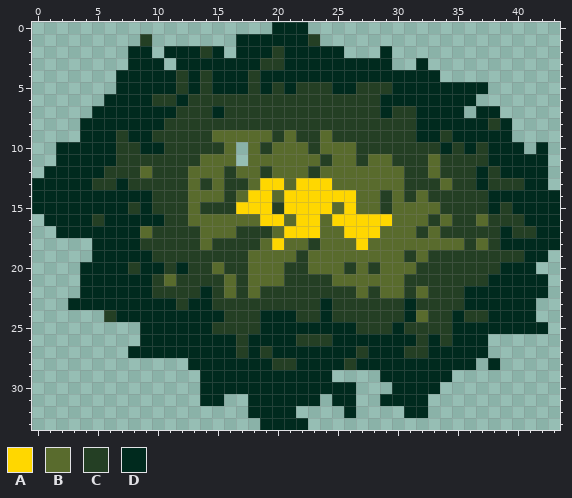
One commit to this pixel-art sprite: resources/assets_autumn/objects/Trees Bushes/TDS04_0010_Bush-03.png. Above is the file before it was changed.
The file is 44x34 pixels.
Palette (. is transparent): A #ffd700  B #596b2d  C #243f24  D #002a1e
Pixels before, first column x 0:
 0 ....................DDD.....................
 1 .........C.......DDDDDDC....................
 2 ........DD.DDDCD.DDDCDDDDD...D..............
 3 ........DDD.DDDDDDDCCDDDDDDDDD..D...........
 4 .......DDDDDCDCDDDCDDDDDDDDDDDDDDD..........
 5 .......DDDDDCDCDDDCDCDCCCDDCCCDDDDDDDD......
 6 ......DDDDCCDCCCCCCCCCCCCCCCCDDDDDDDD.......
 7 .....DDDDDDDCCCDCCCCCCCCCCCCCDCCDDDD.DD.....
 8 ....DDDDDDDCCCCCCCCCCCCCCCCCCCCCDDDDDDCD....
 9 ....DDDCDDCCCCCBBBBBCBCCBCCCCCCCDDCDDDDD....
10 ..DDDDDCCDDCCCCCB.BCBBBCBBBCCCCCCCDCDCDDD.D.
11 ..DDDDDCCCCCCCBBB.BBBBBBCBBCBBCCCBCCCCDDDDD.
12 .DDDDDCCCBCCCBBBCBBCBBBCBBBBBBBCCBCCCDCDDDD.
13 DDDDDCCDCCCCCBCBCCBAABAAABBBBBBCCCBCCDCCCDD.
14 DDDDDDDDDDCCCBBBCBAABAAAAAABBCBCBCCCCCDDDDDD
15 DDDDDDDDCDCCCBCCCAAACAAAABABBCBBBBCCCCDCDDDD
16 .DDDDCDDDDDCCBBBBBBAABAABAAAAABBBCBCCBCCCDDD
17 ..DDDDDDDBCCCCBBBCCCBAAABBAAABBBCBCCCCCDCCDD
18 .....DDDDCCCCCBCCCCBABBCBBBABBBBBBBBCBCDDDDD
19 .....DDDDDCCCCCCCCBBBBCBBBBBBBBCBCCCCCCCCDD.
20 ....DDDDCDDCDCCBCCBBBCCBBBCBCBBBCCCCCCCDDD..
21 ....DDDDDDCBCCCCBCBBBCCCCBBBBBBCCCCCCCDDDDD.
22 ....DDDDDDCCCCDCBCBCCCCCCCCBCBBCBCCCDDDDDDD.
23 ...DDDDDDDDDCDDCCCCCCCCCDCCCCCCDCCCCDDDDDD..
24 ......CDDDDDDDDDCCCDDDCCDCCCCCCDBCCDCCDDDD..
25 .........DDDDDDCCCCDDDDDDDDCCCDCCCCDDDDDDDD.
26 .........DDDDDDDDCDDDDCCCDDDDDDDCDCDDD......
27 ........DDDDDDDDDCDCDDDDDDDCDDDCCDDDDD......
28 .............DDDDDDDCCDDDDCDDDDDDDDDD.D.....
29 ..............DDDDDDDDDDD....DDDDDD.........
30 ..............DDDDDDDDDDDDD...DDDD..........
31 ..............DD..DDDDDD.DD..DDDD...........
32 ..................DDDD....D....DD...........
33 ...................DDDD.....................
Once edited:
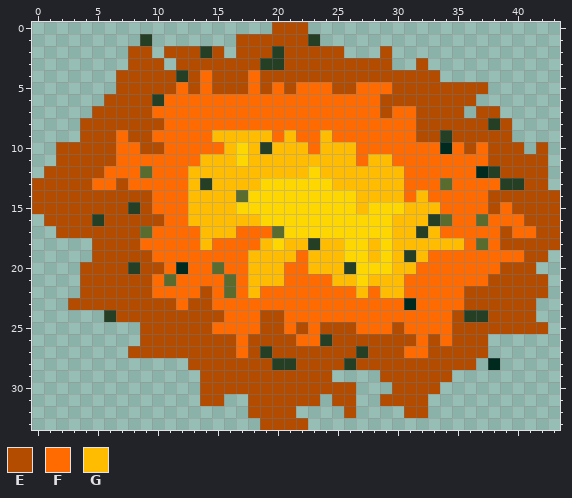
Colours new in this view: E #b44c00  F #ff6b00  G #ffbc00
Diff:
Changed rows in their new state; - is an unchanged pixel.
first column x 0:
 0 --------------------EEE---------------------
 1 -----------------EEEEEE---------------------
 2 --------EE-EEE-E-EEE-EEEEE---E--------------
 3 --------EEE-EEEEEEE--EEEEEEEEE--E-----------
 4 -------EEEEE-EFEEEFEEEEEEEEEEEEEEE----------
 5 -------EEEEEFEFEEEFEFEFFFEEFFFEEEEEEEE------
 6 ------EEEE-FFFFFFFFFFFFFFFFFFEEEEEEEE-------
 7 -----EEEEEFFFFFFFFFFFFFFFFFFFEFFEEEE-EE-----
 8 ----EEEEEEEFFFFFFFFFFFFFFFFFFFFFEEEEEE-E----
 9 ----EEEFEEFFFFFGGGGGFGFFGFFFFFFFEE-EEEEE----
10 --EEEEEFFEEFFFFFGAG-GGGFGGGFFFFFFF-FEFEEE-E-
11 --EEEEEFFFFFFFGGGAGGGGGGGGGFGGFFFFFFFFEEEEE-
12 -EEEEEFFF-FFFGGGGGGGGGGAGGGGGGGFFFFFF--EEEE-
13 EEEEEFFEFFFFFG-GGGG--A---GGGGGGFFF-FFFF--EE-
14 EEEEEEEEEEFFFGGGG---A------GGGGFGFFFFFEEEEEE
15 EEEEEEEE-EFFFGGGG---A----A-GAAAGGGFFFFEFEEEE
16 -EEEE-EEEEEFFGGGGGG--A--A-----GGG--FF-FFFEEE
17 --EEEEEEE-FFFFGGGFFF----AA---AGG-GFFFFFEFFEE
18 -----EEEEFFFFFGFFFFG-GG-GGA-GAGGGGGGF-FEEEEE
19 -----EEEEEFFFFFFFFGGGGFGGGAAGAG-GFFFFFFFFEE-
20 ----EEEE-EEF-FF-FFGGGFFGGG-AAAGGFFFFFFFEEE--
21 ----EEEEEEF-FFFF-FGGGFFFFGGAGGGFFFFFFFEEEEE-
22 ----EEEEEEFFFFEF-FGFFFFFFFFGFGGFFFFFEEEEEEE-
23 ---EEEEEEEEEFEEFFFFFFFFFFFFFFFF-FFFFEEEEEE--
24 -------EEEEEEEEEFFFEEFFFFFFFFFFFFFFE--EEEE--
25 ---------EEEEEEFFFFEEFEFEEEFFFEFFFFEEEEEEEE-
26 ---------EEEEEEEEFEEEEFF-EEEEEEEFEFEEE------
27 --------EEEEEEEEEFE-EEEEEEE-EEEFFEEEEE------
28 -------------EEEEEEE--EEEE-EEEEEEEEEE-------
29 --------------EEEEEEEEEEE----EEEEEE---------
30 --------------EEEEEEEEEEEEE---EEEE----------
31 --------------EE--EEEEEE-EE--EEEE-----------
32 ------------------EEEE----E----EE-----------
33 -------------------EEEE---------------------
Where, in picture pixels (left, top, right, bottom), the same in both pictures:
changed: (32, 22, 560, 430)
